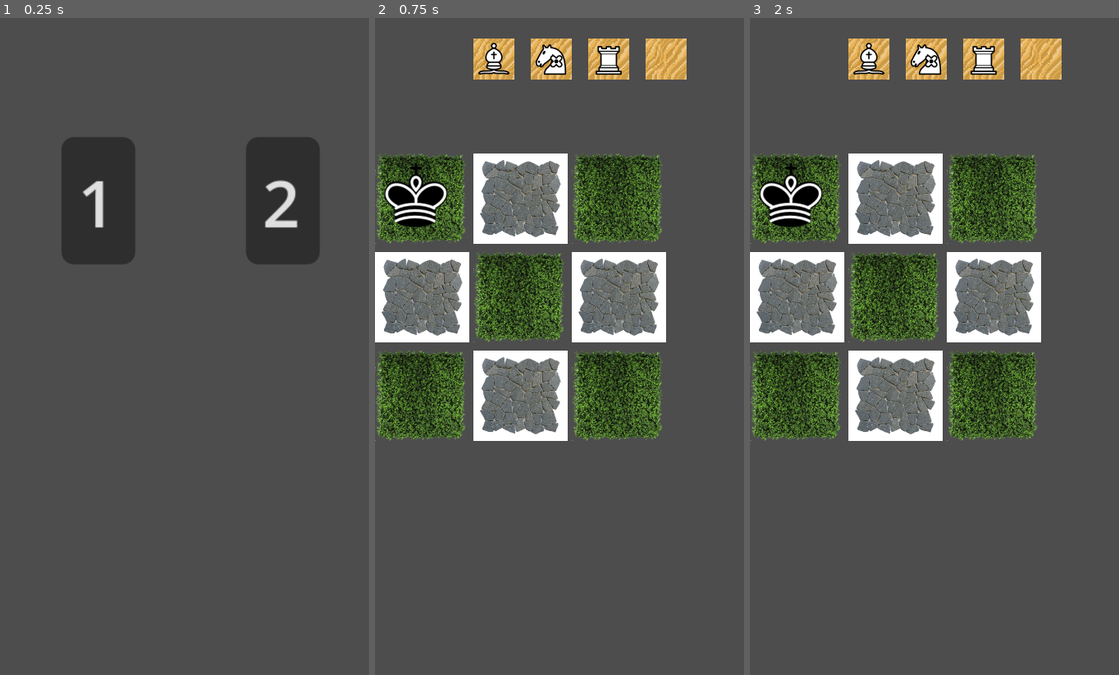
Above: before the commit, frames 1-3 (left to right).
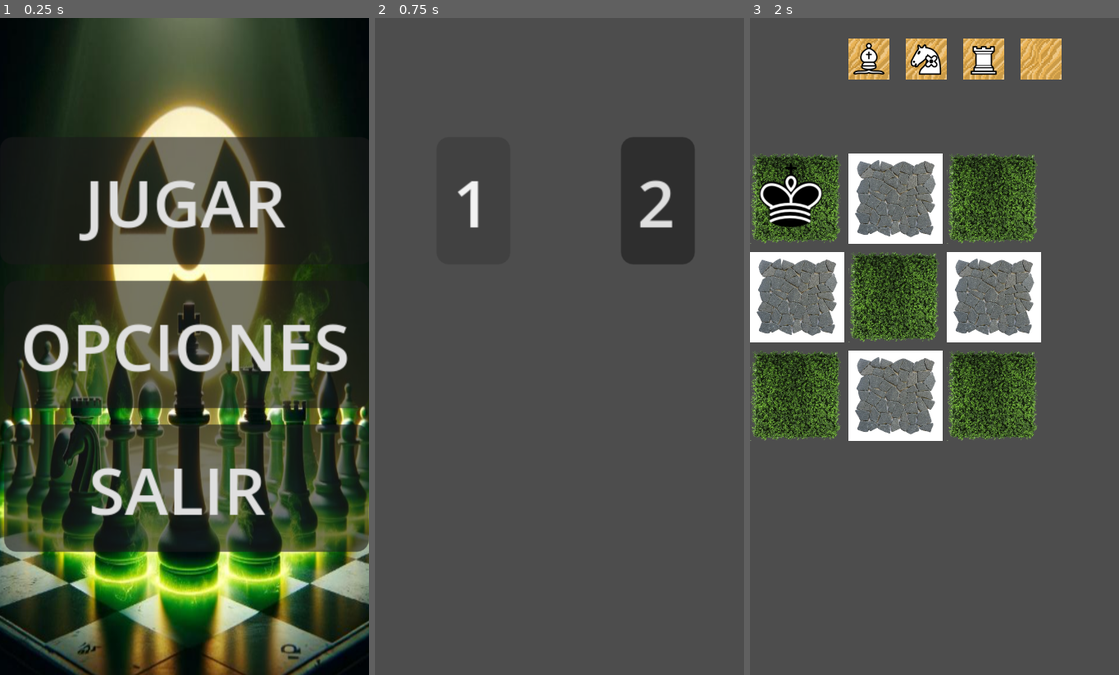
Above: after the commit, the same moments.

Repository: DiegoCorvalan/Boomchess
Game: Godot game, scene res://Boomchess/scripts/menu/menu.tscn
The game is run twice, just before and just after one commit, with the same random seed, the same clock (stepped at 60 frames per second) and the same inputs. Before the commit the project starts from res://Boomchess/scenes/Principal2.tscn.
Inputs (mouse positions are in pixels of both pictures, inside the frame that each line leads up to):
- Up to frame 1 (0.25 s): no input
- Up to frame 2 (0.75 s): click (474, 201) at 0.5 s, where only the run before the commit has a clickable "1"
- Up to frame 3 (2 s): click (849, 201) at 1.25 s, where only the run after the commit has a clickable "1"

The runs differ from the first frame. In frame 1, 91% of the frame differs, in the area x 0-100%, y 0-100%; in frame 2, 32%; in frame 3, nothing differs.

Commit message:
firstcommitfb
Inicializacion de los componentes

Diff:
--- a/Boomchess/scenes/Principal2.tscn
+++ b/Boomchess/scenes/Principal2.tscn
@@ -1,8 +1,8 @@
-[gd_scene load_steps=2 format=3 uid="uid://b2fdl6reljdau"]
+[gd_scene format=3 uid="uid://b2fdl6reljdau"]
 
-[ext_resource type="Script" path="res://Boomchess/scripts/niveles/NivelManager.gd" id="1_83imo"]
+[ext_resource type="Script" uid="uid://u7ttv7lbxj1k" path="res://Boomchess/scripts/niveles/NivelManager.gd" id="1_83imo"]
 
-[node name="Control" type="Control"]
+[node name="Control" type="Control" unique_id=1862999464]
 layout_mode = 3
 anchors_preset = 15
 anchor_right = 1.0
@@ -11,7 +11,7 @@
 grow_vertical = 2
 script = ExtResource("1_83imo")
 
-[node name="1" type="Button" parent="."]
+[node name="1" type="Button" parent="." unique_id=1394023992]
 layout_mode = 0
 offset_left = 15.0
 offset_top = 29.0
@@ -19,7 +19,7 @@
 offset_bottom = 60.0
 text = "1"
 
-[node name="2" type="Button" parent="."]
+[node name="2" type="Button" parent="." unique_id=436351245]
 layout_mode = 0
 offset_left = 60.0
 offset_top = 29.0
--- /dev/null
+++ b/Boomchess/scripts/menu/menu.gd
@@ -0,0 +1,13 @@
+extends Control
+
+
+
+func _on_options_pressed() -> void:
+	pass # no hay opciones estamos trabajando para ello
+
+func _on_play_pressed() -> void:
+	get_tree().change_scene_to_file("res://Boomchess/scenes/Principal2.tscn")
+
+
+func _on_exit_pressed() -> void:
+	get_tree().quit()
--- /dev/null
+++ b/Boomchess/scripts/menu/menu.tscn
@@ -0,0 +1,66 @@
+[gd_scene format=3 uid="uid://dhhtu6lcx2hc0"]
+
+[ext_resource type="Script" uid="uid://coxfi2pve45ka" path="res://Boomchess/scripts/menu/menu.gd" id="1_qdgua"]
+[ext_resource type="Texture2D" uid="uid://b34wjs4gyf4g0" path="res://Boomchess/assets/textures/UI/Captura de pantalla 2026-03-11 174856.png" id="2_wjcmm"]
+[ext_resource type="AudioStream" uid="uid://b83ehunjd7bmg" path="res://Boomchess/assets/sounds/menu/Strict Border - Reboot Me (Original Mix).mp3" id="3_wjcmm"]
+
+[node name="Menu" type="Control" unique_id=1446178929]
+layout_mode = 3
+anchors_preset = 15
+anchor_right = 1.0
+anchor_bottom = 1.0
+grow_horizontal = 2
+grow_vertical = 2
+script = ExtResource("1_qdgua")
+
+[node name="ColorRect" type="ColorRect" parent="." unique_id=2055625260]
+layout_mode = 1
+anchors_preset = 15
+anchor_right = 1.0
+anchor_bottom = 1.0
+grow_horizontal = 2
+grow_vertical = 2
+
+[node name="TextureRect" type="TextureRect" parent="." unique_id=425610368]
+layout_mode = 0
+offset_right = 91.0
+offset_bottom = 160.0
+texture = ExtResource("2_wjcmm")
+expand_mode = 1
+
+[node name="VBoxContainer" type="VBoxContainer" parent="." unique_id=390486988]
+layout_mode = 1
+anchors_preset = -1
+anchor_left = 0.5
+anchor_top = 0.46500003
+anchor_right = 0.5
+anchor_bottom = 0.46500003
+offset_left = -45.0
+offset_top = -45.40001
+offset_right = 46.0
+offset_bottom = 55.59999
+grow_horizontal = 2
+grow_vertical = 2
+
+[node name="Play" type="Button" parent="VBoxContainer" unique_id=1128522641]
+layout_mode = 2
+size_flags_horizontal = 4
+text = "    JUGAR    "
+
+[node name="options" type="Button" parent="VBoxContainer" unique_id=714892068]
+layout_mode = 2
+size_flags_horizontal = 4
+text = "OPCIONES"
+
+[node name="Quit" type="Button" parent="VBoxContainer" unique_id=317060564]
+layout_mode = 2
+size_flags_horizontal = 4
+text = "    SALIR     "
+
+[node name="AudioStreamPlayer" type="AudioStreamPlayer" parent="." unique_id=1337966152]
+stream = ExtResource("3_wjcmm")
+volume_db = -11.5
+autoplay = true
+
+[connection signal="pressed" from="VBoxContainer/Play" to="." method="_on_play_pressed"]
+[connection signal="pressed" from="VBoxContainer/Quit" to="." method="_on_exit_pressed"]
--- a/Boomchess/scripts/niveles/1.tres
+++ b/Boomchess/scripts/niveles/1.tres
@@ -1,7 +1,8 @@
-[gd_resource type="Resource" script_class="Nivel" load_steps=9 format=3 uid="uid://ycl46m7v5b4u"]
+[gd_resource type="Resource" script_class="Nivel" format=3 uid="uid://ycl46m7v5b4u"]
 
+[ext_resource type="Script" uid="uid://dutngbnrfgqlh" path="res://Boomchess/scripts/pieces/Pieza.gd" id="1_213wu"]
 [ext_resource type="Resource" uid="uid://do5kxfxhxjmcy" path="res://Boomchess/scripts/pieces/Rey.tres" id="1_kveyw"]
-[ext_resource type="Script" path="res://Boomchess/scripts/niveles/nivel.gd" id="1_p67ug"]
+[ext_resource type="Script" uid="uid://dnmv15k63pdok" path="res://Boomchess/scripts/niveles/nivel.gd" id="1_p67ug"]
 [ext_resource type="Texture2D" uid="uid://b1752ru5x362" path="res://Boomchess/assets/textures/board/Live-Olive.png" id="3_0wxmr"]
 [ext_resource type="Resource" uid="uid://4nla6cxdct6y" path="res://Boomchess/scripts/pieces/Alfil.tres" id="3_3vfng"]
 [ext_resource type="Resource" uid="uid://qles2tgxwmjf" path="res://Boomchess/scripts/pieces/Caballo.tres" id="4_720rc"]
@@ -15,8 +16,8 @@
 textura2 = ExtResource("4_n8u4g")
 columnas = 3
 filas = 3
-obstaculos = Array[Resource("res://Boomchess/scripts/pieces/Pieza.gd")]([ExtResource("1_kveyw")])
+obstaculos = Array[ExtResource("1_213wu")]([ExtResource("1_kveyw")])
 sidebarTextura = ExtResource("6_8fkwd")
 sidebarColumnas = 4
 sidebarFilas = 1
-sidebarPiezas = Array[Resource("res://Boomchess/scripts/pieces/Pieza.gd")]([ExtResource("3_3vfng"), ExtResource("4_720rc"), ExtResource("5_cbe02")])
+sidebarPiezas = Array[ExtResource("1_213wu")]([ExtResource("3_3vfng"), ExtResource("4_720rc"), ExtResource("5_cbe02")])
--- a/Boomchess/scripts/niveles/2.tres
+++ b/Boomchess/scripts/niveles/2.tres
@@ -1,10 +1,12 @@
-[gd_resource type="Resource" script_class="Nivel" load_steps=8 format=3 uid="uid://xfe50nhq2lf7"]
+[gd_resource type="Resource" script_class="Nivel" format=3 uid="uid://xfe50nhq2lf7"]
 
 [ext_resource type="Resource" uid="uid://do5kxfxhxjmcy" path="res://Boomchess/scripts/pieces/Rey.tres" id="1_5jjf3"]
-[ext_resource type="Script" path="res://Boomchess/scripts/niveles/nivel.gd" id="1_nqu4e"]
+[ext_resource type="Script" uid="uid://dnmv15k63pdok" path="res://Boomchess/scripts/niveles/nivel.gd" id="1_nqu4e"]
+[ext_resource type="Script" uid="uid://dutngbnrfgqlh" path="res://Boomchess/scripts/pieces/Pieza.gd" id="1_sbpwy"]
 [ext_resource type="Resource" uid="uid://b2q5clomhb7m6" path="res://Boomchess/scripts/pieces/Peon.tres" id="3_50mso"]
 [ext_resource type="Resource" uid="uid://4nla6cxdct6y" path="res://Boomchess/scripts/pieces/Alfil.tres" id="4_xtrir"]
 [ext_resource type="Texture2D" uid="uid://cwsuse3u0vued" path="res://Boomchess/assets/textures/board/Board.png" id="5_dtipk"]
+[ext_resource type="Resource" uid="uid://b0o2y4skck7cx" path="res://Boomchess/scripts/pieces/Obstaculto.tres" id="6_htsl2"]
 [ext_resource type="Texture2D" uid="uid://mqac81ncrbhr" path="res://Boomchess/assets/textures/board/g1y3c_.png" id="6_uleb1"]
 [ext_resource type="Texture2D" uid="uid://c6njwi6uqqglj" path="res://Boomchess/assets/textures/board/32x32_sand_desert_dune.png" id="7_wwscx"]
 
@@ -14,8 +16,8 @@
 textura2 = ExtResource("7_wwscx")
 columnas = 5
 filas = 5
-obstaculos = Array[Resource("res://Boomchess/scripts/pieces/Pieza.gd")]([null, ExtResource("1_5jjf3")])
+obstaculos = Array[ExtResource("1_sbpwy")]([null, ExtResource("1_5jjf3")])
 sidebarTextura = ExtResource("5_dtipk")
 sidebarColumnas = 2
 sidebarFilas = 1
-sidebarPiezas = Array[Resource("res://Boomchess/scripts/pieces/Pieza.gd")]([ExtResource("3_50mso"), ExtResource("4_xtrir")])
+sidebarPiezas = Array[ExtResource("1_sbpwy")]([ExtResource("3_50mso"), ExtResource("4_xtrir"), ExtResource("6_htsl2")])
--- /dev/null
+++ b/Boomchess/scripts/principal/principal.gd
@@ -0,0 +1,5 @@
+extends Node2D
+
+
+func _ready() -> void:
+	get_tree().change_scene_to_file("res://Boomchess/scripts/menu/menu.gd")
--- a/project.godot
+++ b/project.godot
@@ -8,11 +8,15 @@
 
 config_version=5
 
+[animation]
+
+compatibility/default_parent_skeleton_in_mesh_instance_3d=true
+
 [application]
 
 config/name="Boomchess"
-run/main_scene="res://Boomchess/scenes/Principal2.tscn"
-config/features=PackedStringArray("4.2", "Forward Plus")
+run/main_scene="uid://dhhtu6lcx2hc0"
+config/features=PackedStringArray("4.6", "Forward Plus")
 config/icon="res://Fruta/icon.svg"
 
 [autoload]
Not shown, added: Boomchess/assets/sounds/menu/Strict Border - Reboot Me (Original Mix).mp3.import
Not shown, changed: Boomchess/assets/sprites/79a0eceb71bb6a9939df582317038b81.png.import
Not shown, changed: Boomchess/assets/sprites/MO107_1web.webp.import
Not shown, changed: Boomchess/assets/sprites/explosion-animation-cartoon-bomb-exploding-effect-with-smoke-and-particles-fire-blast-frames-comic-boom-sprite-sheet-for-games-set-vector.jpg.import
Not shown, changed: Boomchess/assets/sprites/images (1).png.import
Binary file added: Boomchess/assets/textures/UI/Captura de pantalla 2026-03-11 174856.png
Not shown, added: Boomchess/assets/textures/UI/Captura de pantalla 2026-03-11 174856.png.import
Not shown, changed: Boomchess/assets/textures/board/32x32_sand_desert_dune.png.import
Not shown, changed: Boomchess/assets/textures/board/Board.png.import
Not shown, changed: Boomchess/assets/textures/board/Live-Olive.png.import
Not shown, changed: Boomchess/assets/textures/board/MO107_1web.webp.import
Not shown, changed: Boomchess/assets/textures/board/g1y3c_.png.import
(and 62 more such lines)
